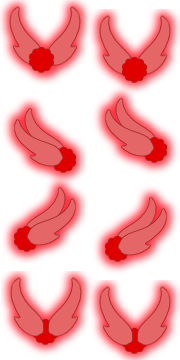
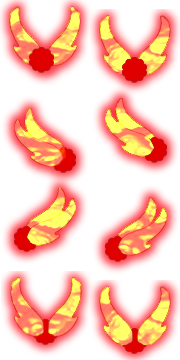
Layered file, before and after one edit (180x360). Changes by layer:
added layer "Layer 16" (addition) above "Layer 7" over (10, 7, 170, 346)
